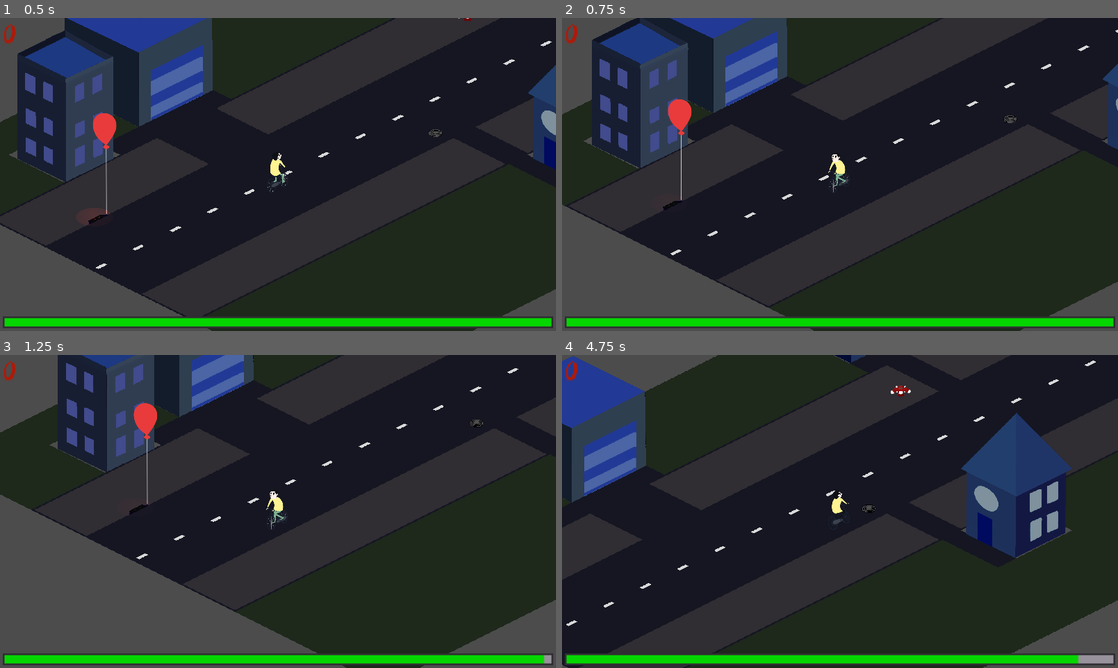
Above: before the commit, frames 1-4 (two rows, left to right).
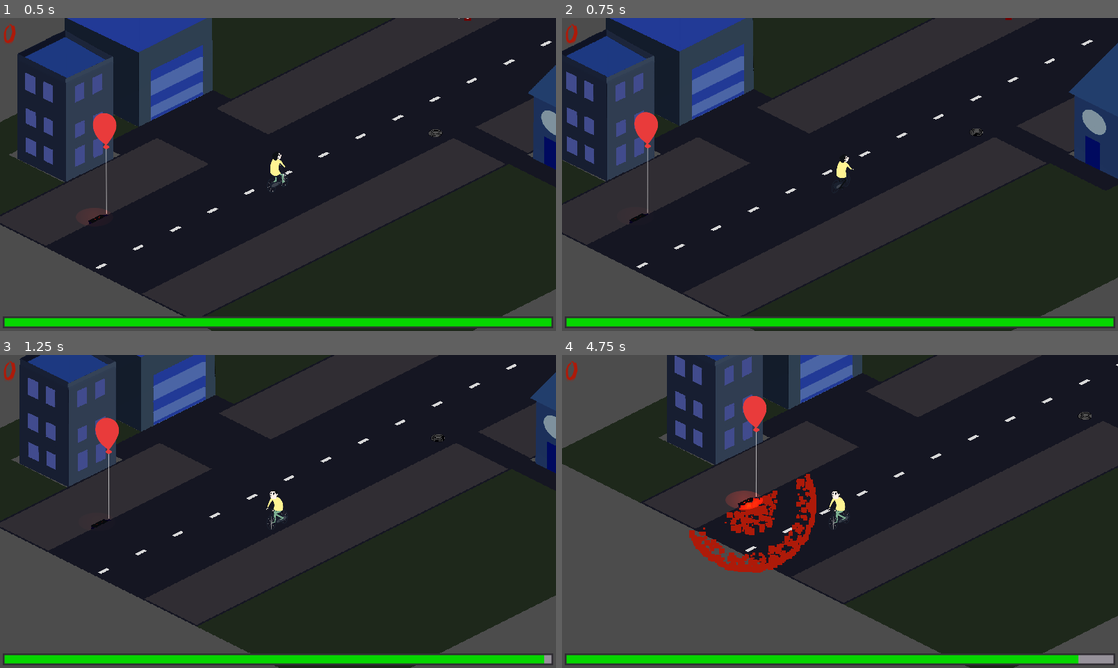
Above: after the commit, the same moments.

Repository: Merliin42/Ludum-Dare-46
Game: Godot game, scene res://Scenes/Main.tscn
Same seed, same stepped clock (60 frames per second), same inputs: the game is played once before the commit and once after it.
Inputs:
- Up to frame 1 (0.5 s): no input
- Up to frame 2 (0.75 s): tap Enter (ui_accept, bound only before the commit) at 0.5 s; hold D (ui_right) from 0.53 s (still down)
- Up to frame 3 (1.25 s): keep holding D (ui_right); tap Space (ui_accept, bound only after the commit) at 0.77 s
- Up to frame 4 (4.75 s): release D (ui_right) at 1.28 s; hold S (speed_down) 1.28-2.03 s; tap Space (ui_accept, bound only after the commit) at 1.52, 3.02, 3.77, 4.52 s; hold D (ui_right) 2.03-2.78 s; hold Z (speed_up, bound only after the commit) 2.78-3.53 s; hold Q (ui_left) from 3.53 s (still down)

Frame 1 is identical in both runs. In frame 2, 22% of the frame differs, in the area x 0-100%, y 0-100%; in frame 3, 22%; in frame 4, 49%.

Commit message:
joypad change

Diff:
--- a/project.godot
+++ b/project.godot
@@ -36,8 +36,8 @@
 
 ui_accept={
 "deadzone": 0.5,
-"events": [ Object(InputEventKey,"resource_local_to_scene":false,"resource_name":"","device":0,"alt":false,"shift":false,"control":false,"meta":false,"command":false,"pressed":false,"scancode":16777221,"unicode":0,"echo":false,"script":null)
-, Object(InputEventJoypadButton,"resource_local_to_scene":false,"resource_name":"","device":0,"button_index":0,"pressure":0.0,"pressed":false,"script":null)
+"events": [ Object(InputEventJoypadButton,"resource_local_to_scene":false,"resource_name":"","device":0,"button_index":0,"pressure":0.0,"pressed":false,"script":null)
+, Object(InputEventKey,"resource_local_to_scene":false,"resource_name":"","device":0,"alt":false,"shift":false,"control":false,"meta":false,"command":false,"pressed":false,"scancode":32,"unicode":0,"echo":false,"script":null)
  ]
 }
 ui_select={
@@ -46,7 +46,9 @@
 }
 ui_cancel={
 "deadzone": 0.5,
-"events": [  ]
+"events": [ Object(InputEventKey,"resource_local_to_scene":false,"resource_name":"","device":0,"alt":false,"shift":false,"control":false,"meta":false,"command":false,"pressed":false,"scancode":16777217,"unicode":0,"echo":false,"script":null)
+, Object(InputEventJoypadButton,"resource_local_to_scene":false,"resource_name":"","device":0,"button_index":1,"pressure":0.0,"pressed":false,"script":null)
+ ]
 }
 ui_focus_next={
 "deadzone": 0.5,
@@ -58,14 +60,16 @@
 }
 ui_left={
 "deadzone": 0.5,
-"events": [ Object(InputEventKey,"resource_local_to_scene":false,"resource_name":"","device":0,"alt":false,"shift":false,"control":false,"meta":false,"command":false,"pressed":false,"scancode":81,"unicode":0,"echo":false,"script":null)
-, Object(InputEventJoypadMotion,"resource_local_to_scene":false,"resource_name":"","device":0,"axis":0,"axis_value":-1.0,"script":null)
+"events": [ Object(InputEventJoypadMotion,"resource_local_to_scene":false,"resource_name":"","device":0,"axis":0,"axis_value":-1.0,"script":null)
+, Object(InputEventKey,"resource_local_to_scene":false,"resource_name":"","device":0,"alt":false,"shift":false,"control":false,"meta":false,"command":false,"pressed":false,"scancode":81,"unicode":0,"echo":false,"script":null)
+, Object(InputEventKey,"resource_local_to_scene":false,"resource_name":"","device":0,"alt":false,"shift":false,"control":false,"meta":false,"command":false,"pressed":false,"scancode":16777231,"unicode":0,"echo":false,"script":null)
  ]
 }
 ui_right={
 "deadzone": 0.5,
 "events": [ Object(InputEventKey,"resource_local_to_scene":false,"resource_name":"","device":0,"alt":false,"shift":false,"control":false,"meta":false,"command":false,"pressed":false,"scancode":68,"unicode":0,"echo":false,"script":null)
 , Object(InputEventJoypadMotion,"resource_local_to_scene":false,"resource_name":"","device":0,"axis":0,"axis_value":1.0,"script":null)
+, Object(InputEventKey,"resource_local_to_scene":false,"resource_name":"","device":0,"alt":false,"shift":false,"control":false,"meta":false,"command":false,"pressed":false,"scancode":16777233,"unicode":0,"echo":false,"script":null)
  ]
 }
 ui_up={
@@ -96,6 +100,16 @@
 "deadzone": 0.0,
 "events": [ Object(InputEventKey,"resource_local_to_scene":false,"resource_name":"","device":0,"alt":false,"shift":false,"control":false,"meta":false,"command":false,"pressed":false,"scancode":83,"unicode":0,"echo":false,"script":null)
 , Object(InputEventJoypadMotion,"resource_local_to_scene":false,"resource_name":"","device":0,"axis":6,"axis_value":1.0,"script":null)
+, Object(InputEventJoypadMotion,"resource_local_to_scene":false,"resource_name":"","device":0,"axis":1,"axis_value":1.0,"script":null)
+, Object(InputEventKey,"resource_local_to_scene":false,"resource_name":"","device":0,"alt":false,"shift":false,"control":false,"meta":false,"command":false,"pressed":false,"scancode":16777234,"unicode":0,"echo":false,"script":null)
+ ]
+}
+speed_up={
+"deadzone": 0.0,
+"events": [ Object(InputEventKey,"resource_local_to_scene":false,"resource_name":"","device":0,"alt":false,"shift":false,"control":false,"meta":false,"command":false,"pressed":false,"scancode":90,"unicode":0,"echo":false,"script":null)
+, Object(InputEventJoypadMotion,"resource_local_to_scene":false,"resource_name":"","device":0,"axis":1,"axis_value":-1.0,"script":null)
+, Object(InputEventJoypadMotion,"resource_local_to_scene":false,"resource_name":"","device":0,"axis":7,"axis_value":1.0,"script":null)
+, Object(InputEventKey,"resource_local_to_scene":false,"resource_name":"","device":0,"alt":false,"shift":false,"control":false,"meta":false,"command":false,"pressed":false,"scancode":16777232,"unicode":0,"echo":false,"script":null)
  ]
 }
 
